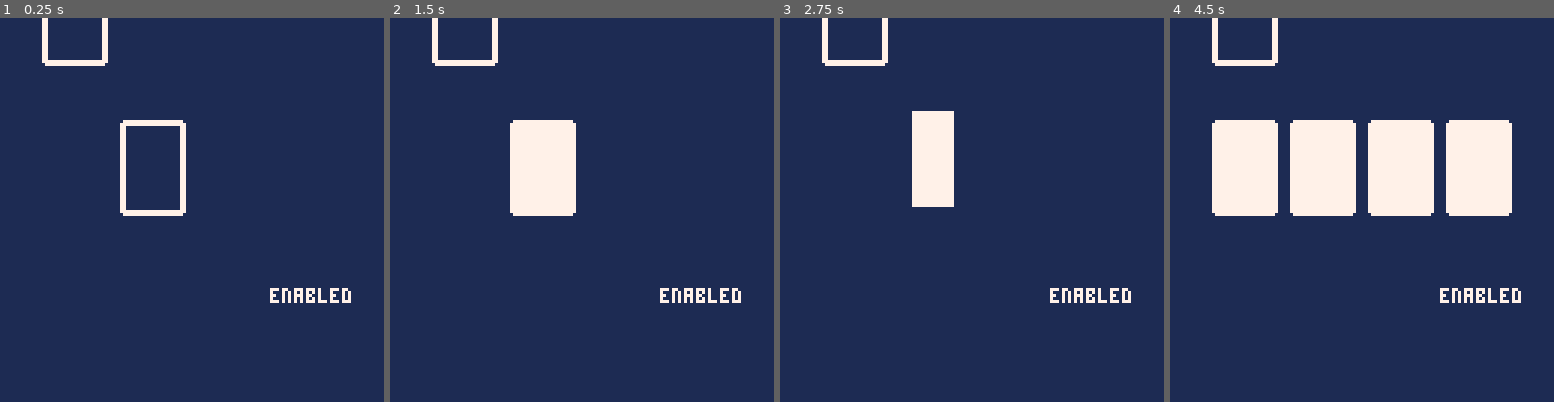
Above: before the commit, frames 1-4 (left to right).
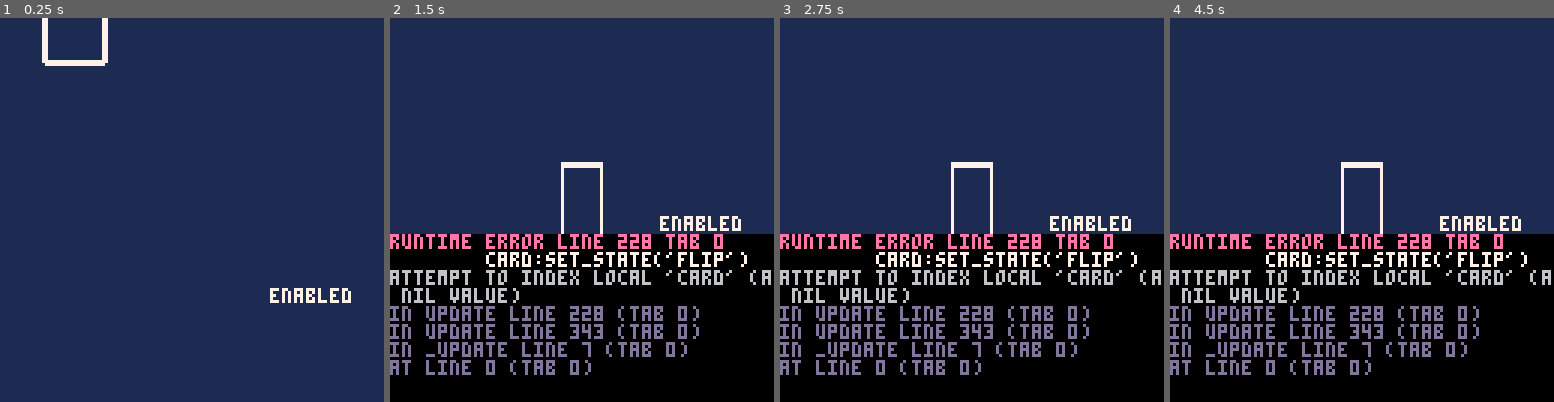
Above: after the commit, the same moments.

Repository: shen-sat/scoundrel
Game: PICO-8 cartridge game.p8
Same seed, same stepped clock (60 frames per second), same inputs: the game is played once before the commit and once after it.
Inputs:
- Up to frame 1 (0.25 s): no input
- Up to frame 2 (1.5 s): tap X (X key) at 0.33, 1.07 s; tap O (Z key) at 0.7 s
- Up to frame 3 (2.75 s): tap O (Z key) at 1.7, 2.1, 2.5 s; tap X (X key) at 1.85 s
- Up to frame 4 (4.5 s): tap O (Z key) every 0.4 s from 2.9 to 4.1 s; tap X (X key) at 2.97, 4.08 s; hold Left 3.08-3.58 s

The runs differ from the first frame. In frame 1, 1.2% of the frame differs, in the area x 31-49%, y 26-52%; in frame 2, 49%; in frame 3, 48%; in frame 4, 62%, in the area x 0-100%, y 0-100%.
Error after the commit: runtime error line 228 tab 0; card:set_state('flip'); attempt to index local 'card' (a nil value)

Commit message:
Add a dealer to deal cards

Diff:
--- a/create_context.lua
+++ b/create_context.lua
@@ -10,23 +10,23 @@
       x_points = {x + (27 - x), x + (53 - x), x + (79 - x)},
       y = y + (75 - y)
     },
-    top_cards = {create_card(40,y,'foo','bar')},
+    hero_slot = function(self)
+      slot = {
+        x = self.bottom_row.x_points[2],
+        y = self.bottom_row.y,
+      }
+
+      return slot
+    end,
+    top_cards = {},
+    bottom_cards = {},
     update = function(self)
-      for card in all(self.top_cards) do
-        card:update()
-      end
-
       if self:is_complete() then
         self:set_state('idle')
         gamepad.disabled = false
       end
 
       if self.state == 'deal' then self:deal() end
-    end,
-    draw = function(self)
-      for card in all(self.top_cards) do
-        card:draw()
-      end
     end,
     is_full = function(self)
       return #self.top_cards > 3
--- /dev/null
+++ b/create_dealer.lua
@@ -0,0 +1,43 @@
+function create_dealer(deck,hero,context)
+  local dealer = {
+  	context = context,
+    state = 'idle',
+    deck = deck,
+    hero = hero,
+  	update = function(self)
+      local move_speed = context.move_speed
+
+      if self.state == 'deal_deck' then
+        if not self.context:is_full() then
+          local dealt_card = self.deck[1]
+          if dealt_card.y + move_speed < self.context.top_row.y then
+            dealt_card.y += move_speed
+          else
+            dealt_card.y = self.context.top_row.y
+            del(self.deck, dealt_card)
+            add(self.context.top_cards, dealt_card)
+            if self.context:is_full() then self:set_state('idle') end
+          end
+        end
+  		elseif self.state == 'deal_hero' then
+        local hero_x = context:hero_slot().x
+        local hero_y_target = context:hero_slot().y
+
+        if self.hero.y - move_speed > hero_y_target then
+          self.hero.y -= move_speed
+        else
+          self.hero.y = hero_y_target
+          self.hero:set_state('flip')
+          self.hero = nil
+          add(self.context.bottom_cards, hero)
+          self:set_state('idle')
+        end
+  		end
+  	end,
+    set_state = function(self,new_state)
+      self.state = new_state
+    end
+  }
+
+  return dealer
+end
--- a/create_deck.lua
+++ b/create_deck.lua
@@ -1,54 +1,22 @@
-function create_deck(x,y,context)
-  local deck = {
-  	context = context,
-  	x = x,
-  	y = y,
-  	cards = {},
-    state = 'idle',
-  	update = function(self)
-  		if self.state == 'deal' then
-  			local move_speed = context.move_speed
-
-  			if not self.context:is_full() then
-  			  local dealt_card = self.cards[1]
-  			  if dealt_card.y + move_speed < self.context.top_row.y then
-  			    dealt_card.y += move_speed
-  			  else
-  			    dealt_card.y = self.context.top_row.y
-  			    del(self.cards, dealt_card)
-  			    add(self.context.top_cards, dealt_card)
-  			    if self.context:is_full() then self:set_state('idle') end
-  			  end
-  			end
-  		end
-
-  	end,
-  	draw = function(self)
-  		for card in all(self.cards) do
-  			card:draw()
-  		end
-  	end,
-    set_state = function(self,new_state)
-      self.state = new_state
-    end
-  }
-
+function create_deck(x,y)
   local suits = {'spade','club','diamond','heart'}
 
   local unshuffled_cards = {}
 
   for i=1, 13  do
   	for suit in all(suits) do
-  		local card = create_card(deck.x,deck.y,suit,i,deck)
+  		local card = create_card(x,y,suit,i,deck)
   		add(unshuffled_cards, card)
   	end
   end
 
+  local shuffled_cards = {}
+
   for _i=1, #unshuffled_cards  do
   	local card = rnd(unshuffled_cards) -- Get a random card
   	del(unshuffled_cards, card)
-  	add(deck.cards, card)
+  	add(shuffled_cards, card)
   end
 
-  return deck
+  return shuffled_cards
 end
--- a/create_gamepad.lua
+++ b/create_gamepad.lua
@@ -1,4 +1,4 @@
-function create_gamepad(deck,context)
+function create_gamepad(deck,context,dealer)
   local gamepad = {
   	context = context,
     deck = deck,
@@ -8,12 +8,14 @@
       gamepad_debug = 'enabled'
 
       if btnp(⬅️) then
-        deck:set_state('deal')
+        dealer:set_state('deal_deck')
         context:set_state('deal')
         self.disabled = true
       elseif btnp(4) then
         local card = context.top_cards[1]
         card:set_state('flip')
+      elseif btnp(5) then
+        dealer:set_state('deal_hero')
       end
   	end
   }
--- a/game.p8
+++ b/game.p8
@@ -22,8 +22,9 @@
   rectfill(0,0,127,127,1)
   -- other objects
   print(gamepad_debug,90,90,7)
-  deck:draw()
-  context:draw()
+  for card in all(all_cards) do
+    card:draw()
+  end
 end
 
 function start_game()
@@ -32,6 +33,7 @@
   #include create_deck.lua
   #include create_context.lua
   #include create_gamepad.lua
+  #include create_dealer.lua
   #include shared.lua
 
   first_card_x = 14
@@ -40,11 +42,23 @@
 
   context = create_context(first_card_x, first_card_y, move_speed)
 
+  all_cards = {}
+
   deck_x = first_card_x
   deck_y = -16
-  deck = create_deck(deck_x, deck_y, context)
+  deck = create_deck(deck_x, deck_y)
+  for card in all(deck) do
+    add(all_cards, card)
+  end
 
-  gamepad = create_gamepad(deck, context)
+  hero_x = context:hero_slot().x
+  hero_y = 129
+  hero = create_card(hero_x,hero_y,'hero',20)
+  add(all_cards, hero)
+
+  dealer = create_dealer(deck,hero,context)
+
+  gamepad = create_gamepad(deck, context, dealer)
   set_gamepad(context, gamepad)
 
   current_time = 0
@@ -55,7 +69,10 @@
   gamepad_debug = 'disabled'
   gamepad:update()
   context:update()
-  deck:update()
+  dealer:update()
+  for card in all(all_cards) do
+    card:update()
+  end
   current_time += 1
 end
 
